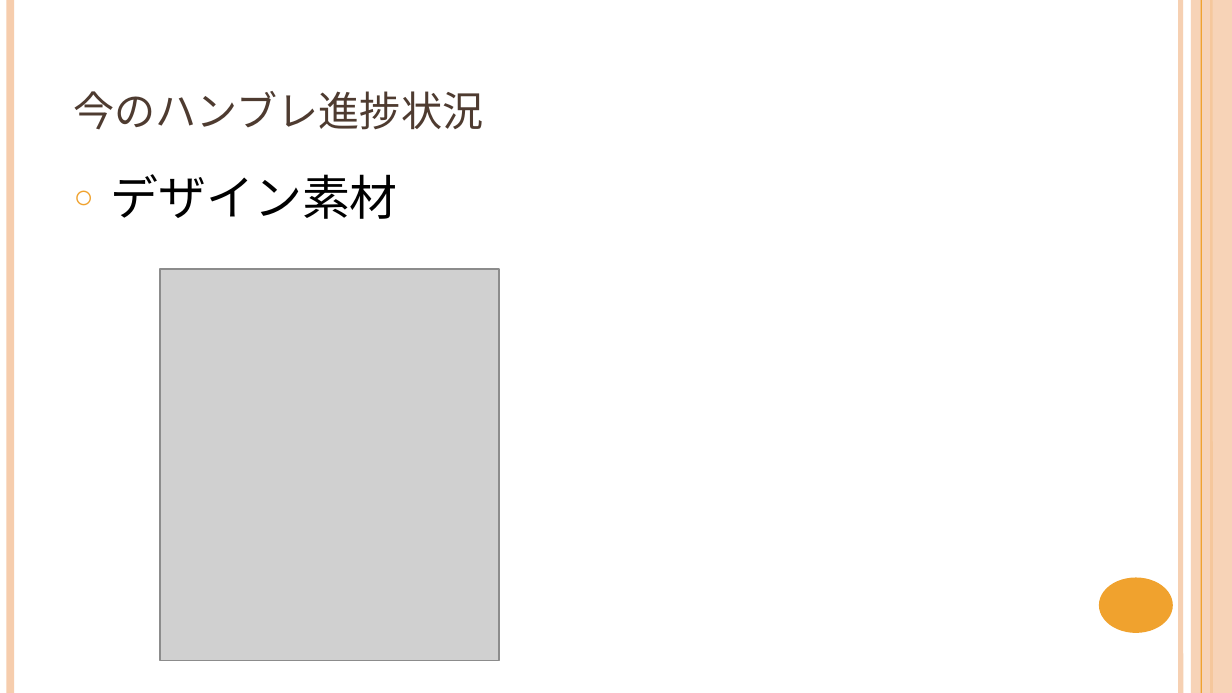
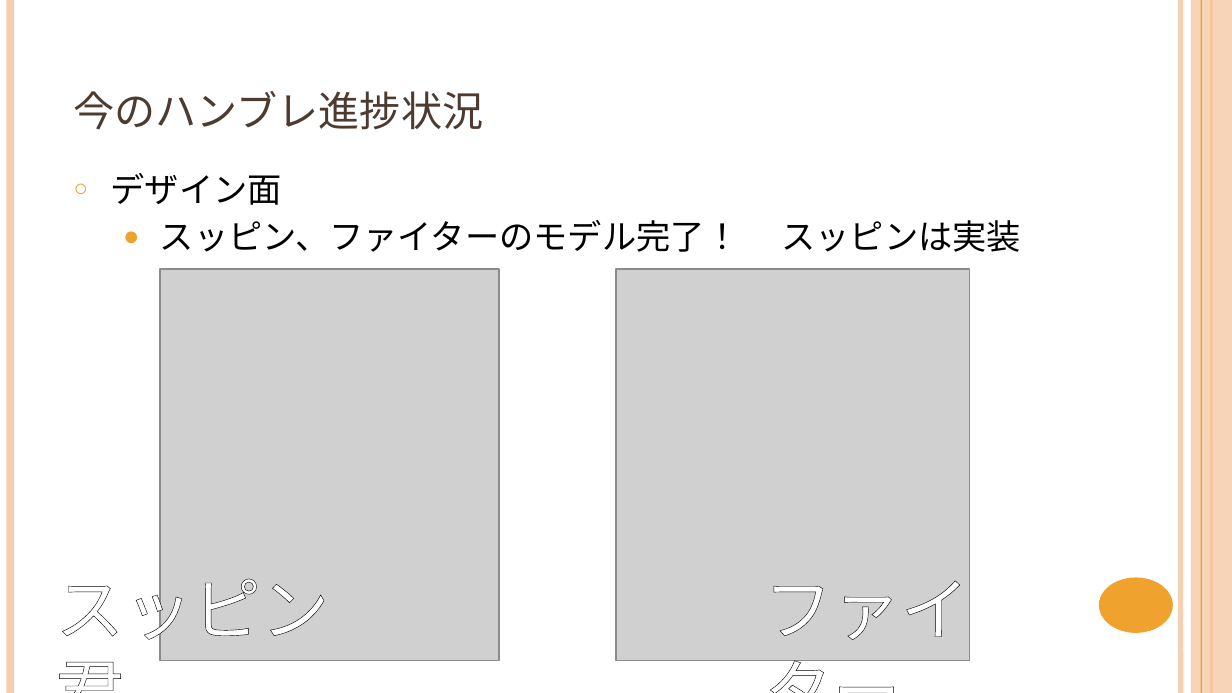
Before and after one commit to NyamLand/VSRPG, a slide deck: slide 8 of 仕様/プレゼンテーション/第二回発表.pptx (slide 6 before the commit). Drawn at 1232x693 pixels with LibreOffice and Linux fonts; fonts in the diff are those of the drawing; grey boxes stand for pictures. Boxes give left, top, right and bottom in pixels: in the first picture for what was removed or moved away, otherwise in the second. Text is boxed around its words. In the diff, an @@ line names an element or a change of style, - is before the commit and + after.

```diff
--- a/仕様/プレゼンテーション/第二回発表.pptx
+++ b/仕様/プレゼンテーション/第二回発表.pptx
@@ text at [111, 173, 1021, 252]: text changed; size 28 to 20 pt @@
-○ デザイン素材
+○ デザイン面
+  ● スッピン、ファイターのモデル完了！ スッピンは実装
@@ picture added at [616, 269, 970, 660] @@
@@ text added at [56, 564, 330, 651], 40 pt, text #FFFFFF @@
+スッピン君
@@ text added at [764, 580, 969, 640], 40 pt, text #FFFFFF @@
+ファイター
```
Also in this commit, not shown: 5 other slides changed, 4 slides added, 3 other files.
